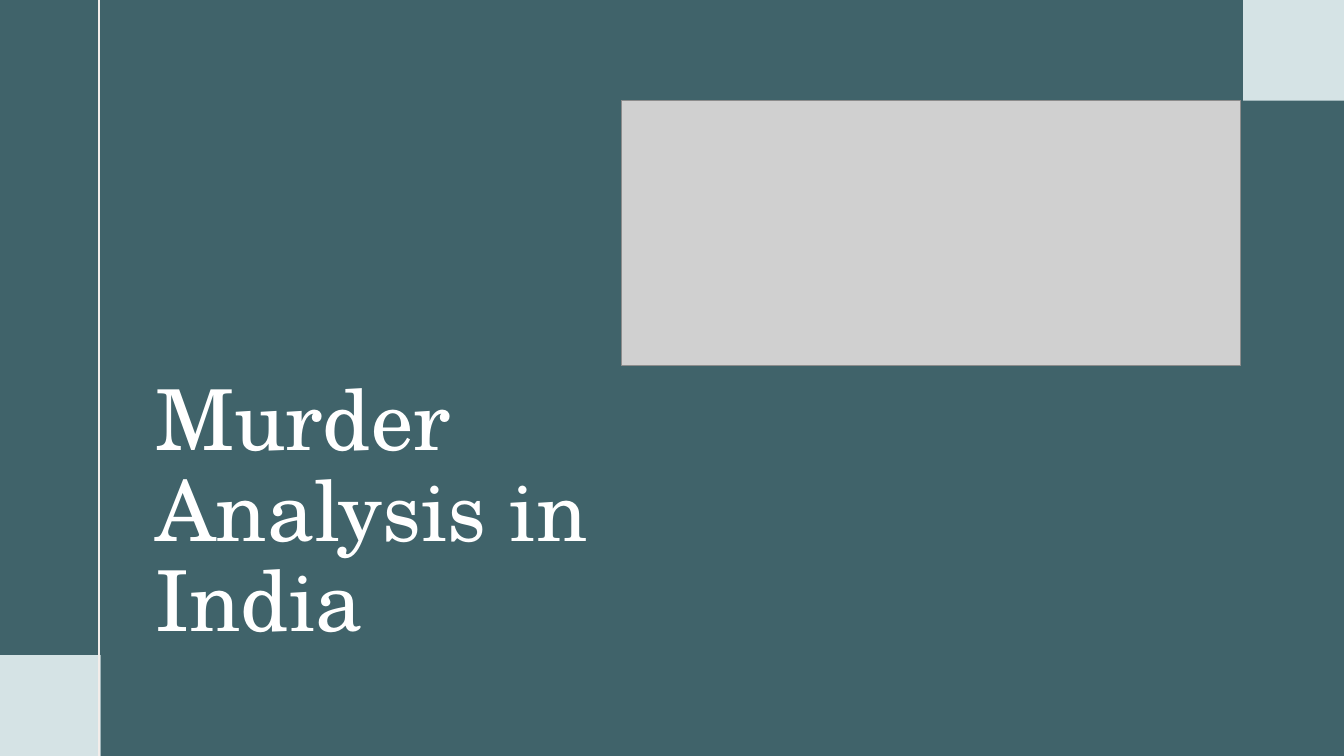
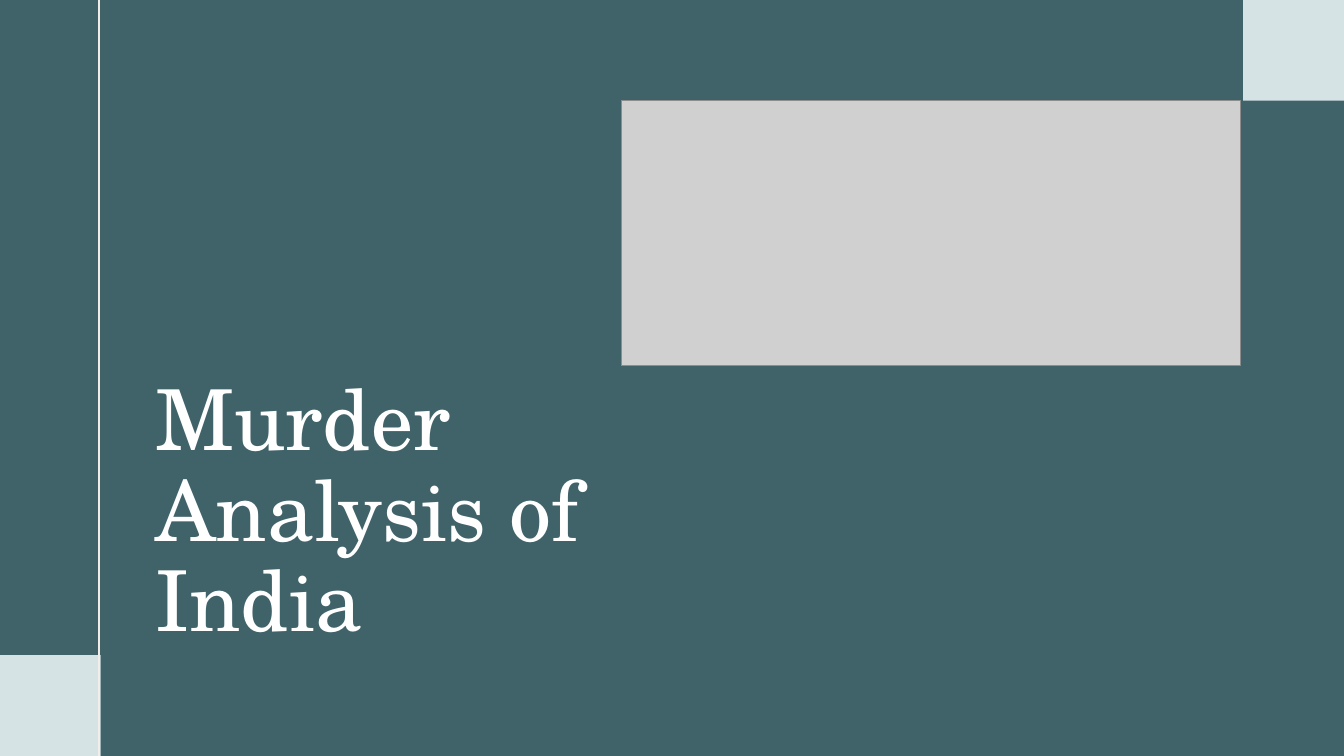
Before and after one commit to haverstein/Murder-Analysis-India, a slide deck: slide 1 of Presentation.pptx. Drawn at 1344x756 pixels with LibreOffice and Linux fonts; fonts in the diff are those of the drawing; grey boxes stand for pictures. Boxes give left, top, right and bottom in pixels: in the first picture for what was removed or moved away, otherwise in the second. Text is boxed around its words. In the diff, an @@ line names an element or a change of style, - is before the commit and + after.

```diff
--- a/Presentation.pptx
+++ b/Presentation.pptx
@@ title at [155, 388, 580, 633]: text changed @@
-Murder Analysis in India
+Murder Analysis of India
```
Also in this commit, not shown: 14 other files.
